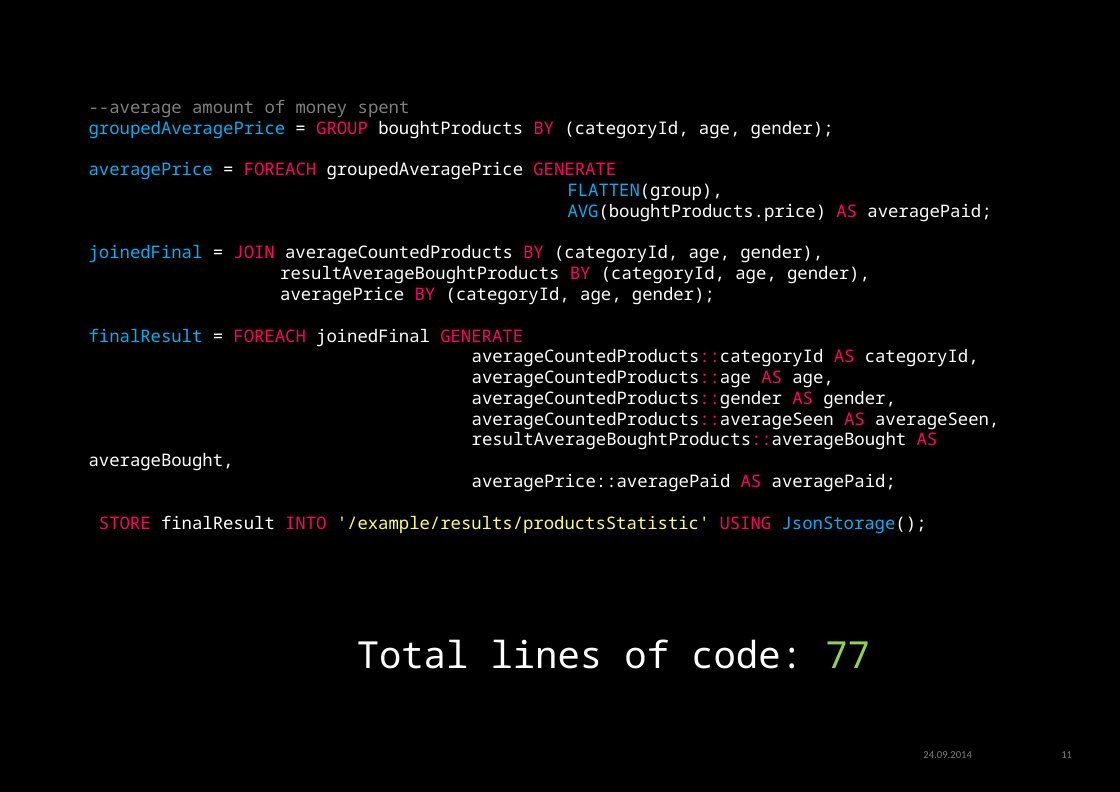
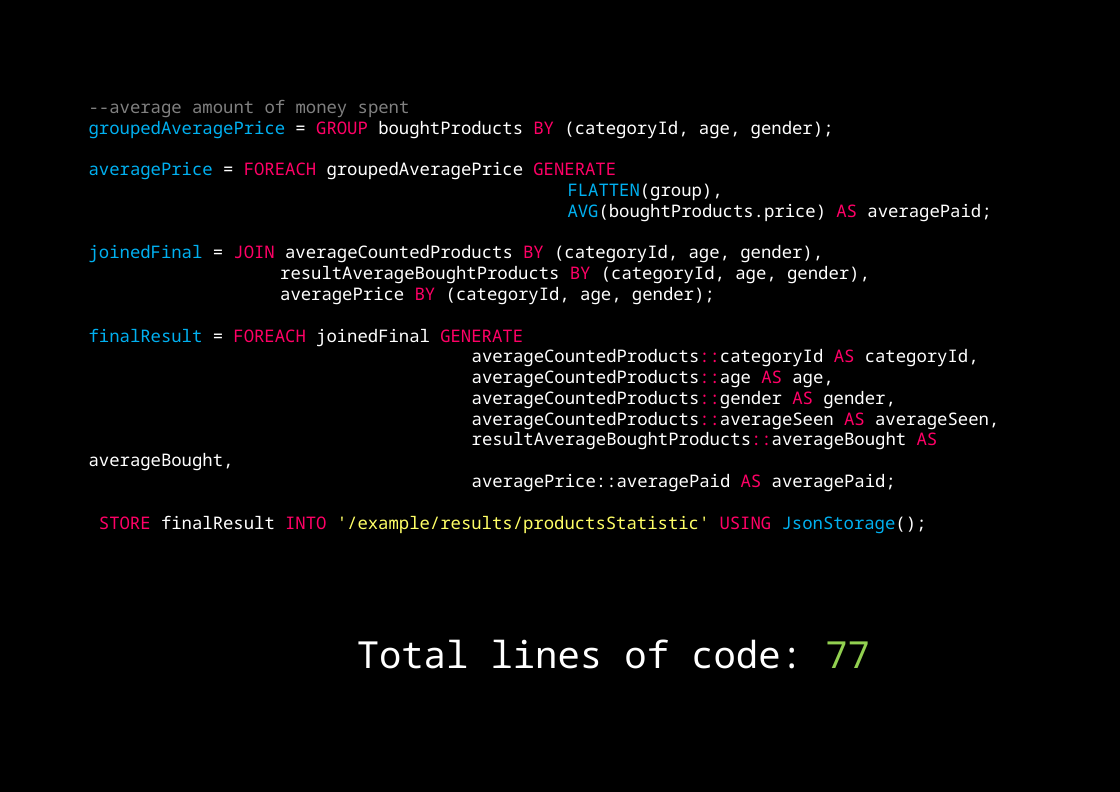
Before and after one commit to dzamurovic/coding-serbia-2014, a slide deck: slide 11 of coding-serbia.pptx. Drawn at 1120x792 pixels with LibreOffice and Linux fonts; fonts in the diff are those of the drawing. Boxes give left, top, right and bottom in pixels: in the first picture for what was removed or moved away, otherwise in the second. Text is boxed around its words. In the diff, an @@ line names an element or a change of style, - is before the commit and + after.

```diff
--- a/coding-serbia.pptx
+++ b/coding-serbia.pptx
@@ text removed at bbox=[923, 751, 972, 758] @@
-24.09.2014
@@ page number removed at bbox=[1061, 751, 1072, 758] @@
-11
```
Also in this commit, not shown: 4 other slides changed.
